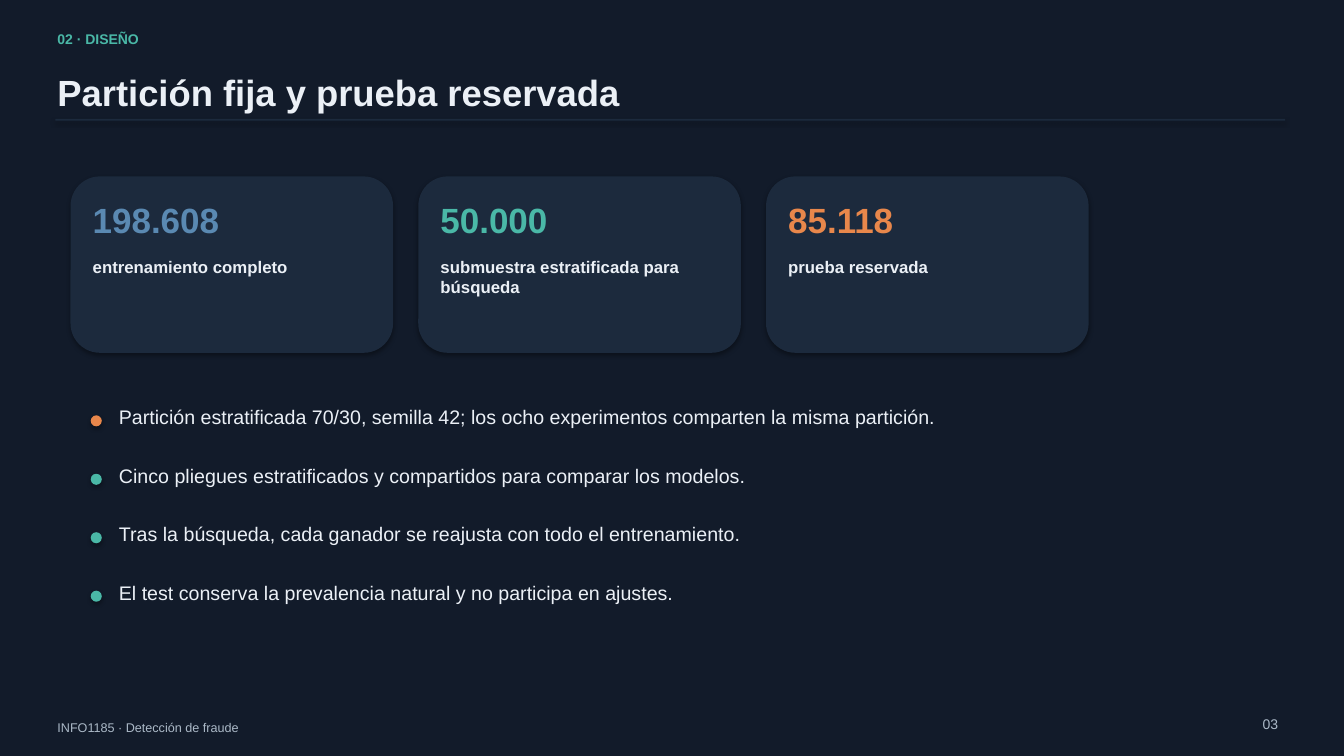
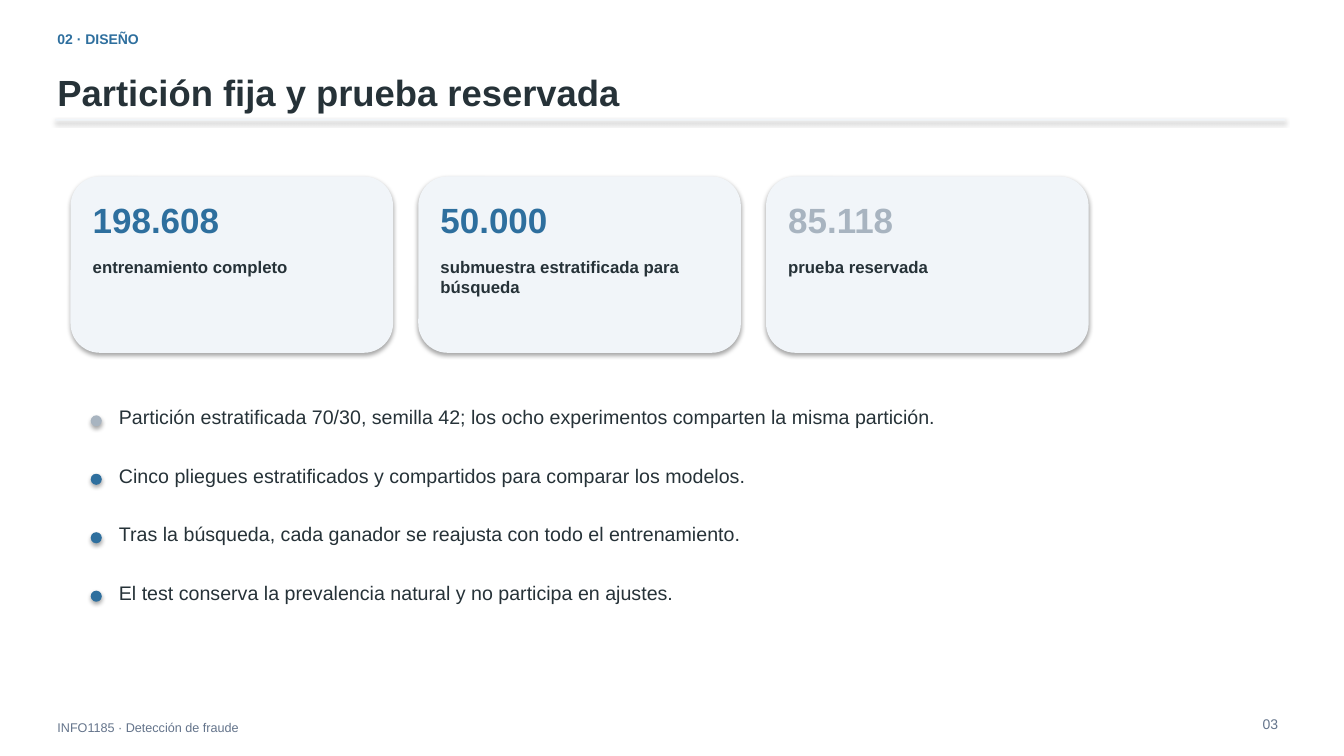
Before and after one commit to FernandoValdes01/Fraudetection, a slide deck: slide 3 of documentacion/presentacion/defensa_fraude.pptx. Drawn at 1344x756 pixels with LibreOffice and Linux fonts; fonts in the diff are those of the drawing. Boxes give left, top, right and bottom in pixels: in the first picture for what was removed or moved away, otherwise in the second. Text is boxed around its words. In the diff, an @@ line names an element or a change of style, - is before the commit and + after.

```diff
--- a/documentacion/presentacion/defensa_fraude.pptx
+++ b/documentacion/presentacion/defensa_fraude.pptx
@@ rectangle at (x1=0, y1=0, x2=1344, y2=756): fill #121B2A to #FFFFFF @@
@@ text "02 · DISEÑO" at (x1=57, y1=33, x2=138, y2=44): text colour #4AB8A7 to #2E6F9E @@
@@ fill #1C2A3D to #F1F5F9 in 4 elements at (x1=55, y1=119, x2=1286, y2=121), (x1=71, y1=176, x2=393, y2=353), (x1=418, y1=176, x2=741, y2=353), (x1=766, y1=176, x2=1089, y2=353) @@
@@ text "198.608" at (x1=93, y1=208, x2=219, y2=234): text colour #5A89B2 to #2E6F9E @@
@@ text "50.000" at (x1=440, y1=208, x2=547, y2=234): text colour #4AB8A7 to #2E6F9E @@
@@ text "85.118" at (x1=788, y1=209, x2=893, y2=233): text colour #E8874B to #A8B4C0 @@
@@ ellipse at (x1=91, y1=415, x2=102, y2=426): fill #E8874B to #A8B4C0 @@
@@ fill #4AB8A7 to #2E6F9E in 3 elements at (x1=91, y1=474, x2=102, y2=485), (x1=91, y1=532, x2=102, y2=543), (x1=91, y1=591, x2=102, y2=602) @@
@@ text colour #EBF0F6 to #263238 in 8 elements at (x1=57, y1=79, x2=619, y2=114), (x1=93, y1=261, x2=288, y2=277), (x1=440, y1=261, x2=679, y2=297), (x1=788, y1=261, x2=928, y2=277), (x1=119, y1=409, x2=935, y2=428), (x1=119, y1=468, x2=745, y2=487), (x1=119, y1=526, x2=740, y2=545), (x1=119, y1=585, x2=673, y2=604) @@
@@ text "INFO1185 · Detección de fraude" at (x1=57, y1=722, x2=239, y2=732): text colour #ABB9C7 to #64748B @@
@@ text "03" at (x1=1263, y1=719, x2=1279, y2=729): text colour #ABB9C7 to #64748B @@
```
Also in this commit, not shown: 13 other slides changed, 14 other files.
